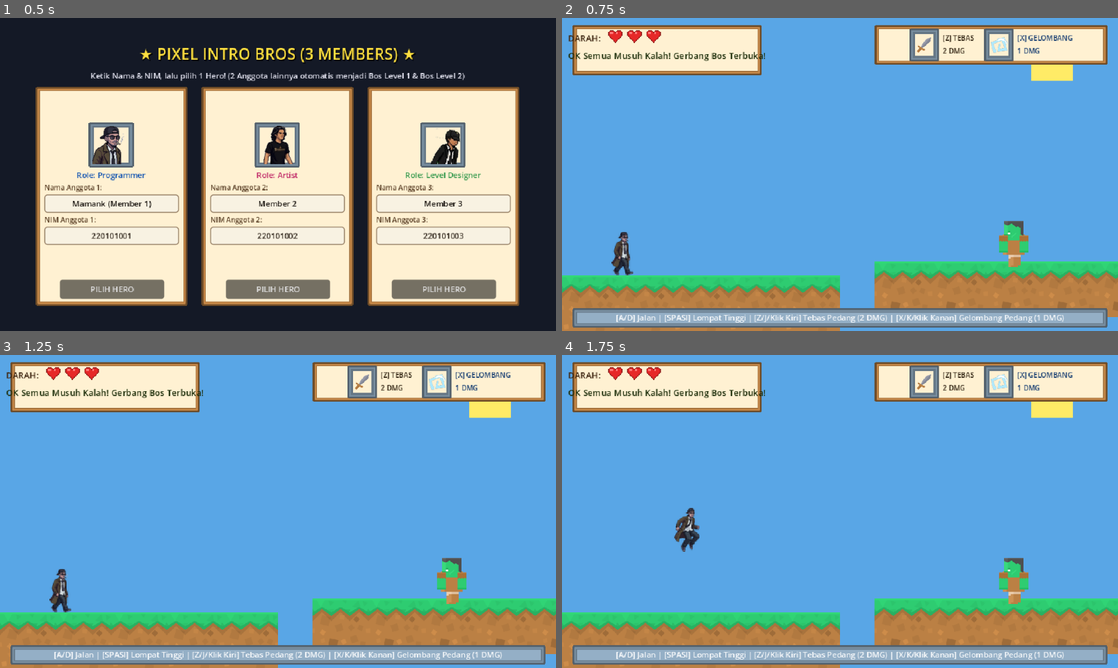
Above: before the commit, frames 1-4 (two rows, left to right).
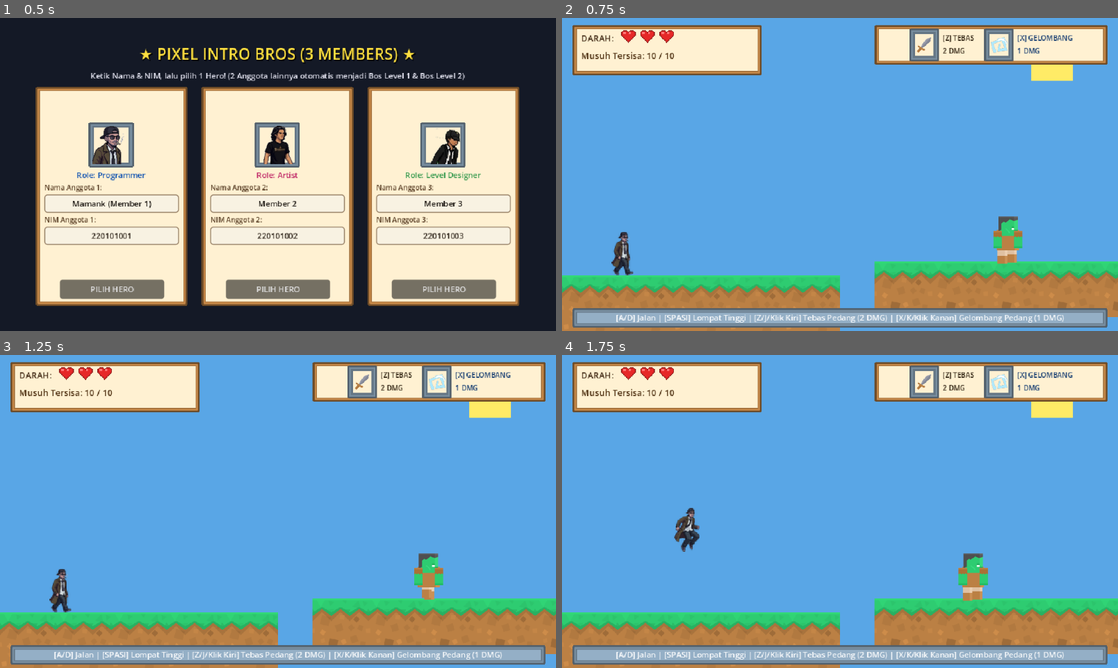
Above: after the commit, the same moments.

Repository: ammarayyash/micro-game
Game: Godot game, scene res://Scenes/CharacterSelect.tscn
The game is run twice, just before and just after one commit, with the same random seed, the same clock (stepped at 60 frames per second) and the same inputs.
Inputs:
- Up to frame 1 (0.5 s): no input
- Up to frame 2 (0.75 s): click "PILIH HERO" at 0.5 s
- Up to frame 3 (1.25 s): no input
- Up to frame 4 (1.75 s): hold Right (move_right) from 1.28 s (still down); tap Z (attack) at 1.35 s; tap Space (jump) at 1.52 s

Frame 1 is identical in both runs. In frame 2, 1.5% of the frame differs, in the area x 1-84%, y 3-80%; in frame 3, 2.0%; in frame 4, 2.1%.
Error before the commit: Parse Error: Only identifier, attribute access, and subscription access can be used as assignment target. (res://Scripts/Enemy.gd:195)

Commit message:
Fix invalid theme_override assignments in Enemy.gd

Diff:
--- a/Scenes/CharacterSelect.tscn
+++ b/Scenes/CharacterSelect.tscn
@@ -1,11 +1,11 @@
-[gd_scene load_steps=8 format=3]
-
-[ext_resource type="Script" path="res://Scripts/CharacterSelect.gd" id="1_cs_script"]
-[ext_resource type="Texture2D" path="res://Assets/Profiles/member_1.png" id="2_m1"]
-[ext_resource type="Texture2D" path="res://Assets/Profiles/member_2.png" id="3_m2"]
-[ext_resource type="Texture2D" path="res://Assets/Profiles/member_3.png" id="4_m3"]
-[ext_resource type="Texture2D" path="res://Assets/UI/ui_panel_parchment.png" id="5_parchment"]
-[ext_resource type="Texture2D" path="res://Assets/UI/ui_slot.png" id="6_slot"]
+[gd_scene format=3 uid="uid://dpal1xa318agg"]
+
+[ext_resource type="Script" uid="uid://bk1gx41784cb8" path="res://Scripts/CharacterSelect.gd" id="1_cs_script"]
+[ext_resource type="Texture2D" uid="uid://blwo0yl6dx87p" path="res://Assets/Profiles/member_1.png" id="2_m1"]
+[ext_resource type="Texture2D" uid="uid://bdnuse08fejed" path="res://Assets/Profiles/member_2.png" id="3_m2"]
+[ext_resource type="Texture2D" uid="uid://dcguokyivfpb4" path="res://Assets/Profiles/member_3.png" id="4_m3"]
+[ext_resource type="Texture2D" uid="uid://clcqct7011o04" path="res://Assets/UI/ui_panel_parchment.png" id="5_parchment"]
+[ext_resource type="Texture2D" uid="uid://crrj5bsbvlpga" path="res://Assets/UI/ui_slot.png" id="6_slot"]
 
 [sub_resource type="StyleBoxFlat" id="StyleBoxFlat_input"]
 content_margin_left = 6.0
@@ -23,7 +23,7 @@
 corner_radius_bottom_right = 3
 corner_radius_bottom_left = 3
 
-[node name="CharacterSelect" type="Control"]
+[node name="CharacterSelect" type="Control" unique_id=875483761]
 layout_mode = 3
 anchors_preset = 15
 anchor_right = 1.0
@@ -32,7 +32,7 @@
 grow_vertical = 2
 script = ExtResource("1_cs_script")
 
-[node name="Background" type="ColorRect" parent="."]
+[node name="Background" type="ColorRect" parent="." unique_id=376544050]
 layout_mode = 1
 anchors_preset = 15
 anchor_right = 1.0
@@ -41,7 +41,7 @@
 grow_vertical = 2
 color = Color(0.08, 0.1, 0.15, 1)
 
-[node name="VBoxContainer" type="VBoxContainer" parent="."]
+[node name="VBoxContainer" type="VBoxContainer" parent="." unique_id=1623702777]
 layout_mode = 1
 anchors_preset = 15
 anchor_right = 1.0
@@ -51,7 +51,7 @@
 theme_override_constants/separation = 6
 alignment = 1
 
-[node name="Title" type="Label" parent="VBoxContainer"]
+[node name="Title" type="Label" parent="VBoxContainer" unique_id=2086006641]
 layout_mode = 2
 theme_override_colors/font_color = Color(1, 0.88, 0.25, 1)
 theme_override_colors/font_shadow_color = Color(0, 0, 0, 0.9)
@@ -59,19 +59,19 @@
 text = "★ PIXEL INTRO BROS (3 MEMBERS) ★"
 horizontal_alignment = 1
 
-[node name="Subtitle" type="Label" parent="VBoxContainer"]
+[node name="Subtitle" type="Label" parent="VBoxContainer" unique_id=1160996465]
 layout_mode = 2
 theme_override_colors/font_color = Color(0.9, 0.9, 0.95, 1)
 theme_override_font_sizes/font_size = 9
 text = "Ketik Nama & NIM, lalu pilih 1 Hero! (2 Anggota lainnya otomatis menjadi Bos Level 1 & Bos Level 2)"
 horizontal_alignment = 1
 
-[node name="HBoxCards" type="HBoxContainer" parent="VBoxContainer"]
+[node name="HBoxCards" type="HBoxContainer" parent="VBoxContainer" unique_id=729447390]
 layout_mode = 2
 theme_override_constants/separation = 16
 alignment = 1
 
-[node name="Card0" type="NinePatchRect" parent="VBoxContainer/HBoxCards"]
+[node name="Card0" type="NinePatchRect" parent="VBoxContainer/HBoxCards" unique_id=818697648]
 custom_minimum_size = Vector2(175, 252)
 layout_mode = 2
 texture = ExtResource("5_parchment")
@@ -80,7 +80,7 @@
 patch_margin_right = 8
 patch_margin_bottom = 8
 
-[node name="VBox" type="VBoxContainer" parent="VBoxContainer/HBoxCards/Card0"]
+[node name="VBox" type="VBoxContainer" parent="VBoxContainer/HBoxCards/Card0" unique_id=556664781]
 layout_mode = 1
 anchors_preset = 15
 anchor_right = 1.0
@@ -94,7 +94,7 @@
 theme_override_constants/separation = 2
 alignment = 1
 
-[node name="SlotAvatar" type="NinePatchRect" parent="VBoxContainer/HBoxCards/Card0/VBox"]
+[node name="SlotAvatar" type="NinePatchRect" parent="VBoxContainer/HBoxCards/Card0/VBox" unique_id=1191129096]
 custom_minimum_size = Vector2(52, 52)
 layout_mode = 2
 size_flags_horizontal = 4
@@ -104,7 +104,7 @@
 patch_margin_right = 6
 patch_margin_bottom = 6
 
-[node name="Avatar" type="TextureRect" parent="VBoxContainer/HBoxCards/Card0/VBox/SlotAvatar"]
+[node name="Avatar" type="TextureRect" parent="VBoxContainer/HBoxCards/Card0/VBox/SlotAvatar" unique_id=1648302939]
 texture_filter = 1
 layout_mode = 1
 anchors_preset = 15
@@ -120,20 +120,20 @@
 expand_mode = 1
 stretch_mode = 5
 
-[node name="LabelRole" type="Label" parent="VBoxContainer/HBoxCards/Card0/VBox"]
+[node name="LabelRole" type="Label" parent="VBoxContainer/HBoxCards/Card0/VBox" unique_id=1931166468]
 layout_mode = 2
 theme_override_colors/font_color = Color(0.1, 0.35, 0.7, 1)
 theme_override_font_sizes/font_size = 9
 text = "Role: Programmer"
 horizontal_alignment = 1
 
-[node name="LabelNamaTitle" type="Label" parent="VBoxContainer/HBoxCards/Card0/VBox"]
+[node name="LabelNamaTitle" type="Label" parent="VBoxContainer/HBoxCards/Card0/VBox" unique_id=997670096]
 layout_mode = 2
 theme_override_colors/font_color = Color(0.35, 0.25, 0.15, 1)
 theme_override_font_sizes/font_size = 8
 text = "Nama Anggota 1:"
 
-[node name="EditNama" type="LineEdit" parent="VBoxContainer/HBoxCards/Card0/VBox"]
+[node name="EditNama" type="LineEdit" parent="VBoxContainer/HBoxCards/Card0/VBox" unique_id=1495157637]
 custom_minimum_size = Vector2(0, 20)
 layout_mode = 2
 theme_override_colors/font_color = Color(0.12, 0.1, 0.08, 1)
@@ -144,13 +144,13 @@
 placeholder_text = "Nama Anda"
 alignment = 1
 
-[node name="LabelNIMTitle" type="Label" parent="VBoxContainer/HBoxCards/Card0/VBox"]
+[node name="LabelNIMTitle" type="Label" parent="VBoxContainer/HBoxCards/Card0/VBox" unique_id=304109084]
 layout_mode = 2
 theme_override_colors/font_color = Color(0.35, 0.25, 0.15, 1)
 theme_override_font_sizes/font_size = 8
 text = "NIM Anggota 1:"
 
-[node name="EditNIM" type="LineEdit" parent="VBoxContainer/HBoxCards/Card0/VBox"]
+[node name="EditNIM" type="LineEdit" parent="VBoxContainer/HBoxCards/Card0/VBox" unique_id=901926861]
 custom_minimum_size = Vector2(0, 20)
 layout_mode = 2
 theme_override_colors/font_color = Color(0.2, 0.16, 0.12, 1)
@@ -161,7 +161,7 @@
 placeholder_text = "NIM Anda"
 alignment = 1
 
-[node name="BtnPilih" type="Button" parent="VBoxContainer/HBoxCards/Card0"]
+[node name="BtnPilih" type="Button" parent="VBoxContainer/HBoxCards/Card0" unique_id=1551670093]
 layout_mode = 1
 anchors_preset = 7
 anchor_left = 0.5
@@ -177,7 +177,7 @@
 theme_override_font_sizes/font_size = 9
 text = "PILIH HERO"
 
-[node name="Card1" type="NinePatchRect" parent="VBoxContainer/HBoxCards"]
+[node name="Card1" type="NinePatchRect" parent="VBoxContainer/HBoxCards" unique_id=1221713191]
 custom_minimum_size = Vector2(175, 252)
 layout_mode = 2
 texture = ExtResource("5_parchment")
@@ -186,7 +186,7 @@
 patch_margin_right = 8
 patch_margin_bottom = 8
 
-[node name="VBox" type="VBoxContainer" parent="VBoxContainer/HBoxCards/Card1"]
+[node name="VBox" type="VBoxContainer" parent="VBoxContainer/HBoxCards/Card1" unique_id=2137102973]
 layout_mode = 1
 anchors_preset = 15
 anchor_right = 1.0
@@ -200,7 +200,7 @@
 theme_override_constants/separation = 2
 alignment = 1
 
-[node name="SlotAvatar" type="NinePatchRect" parent="VBoxContainer/HBoxCards/Card1/VBox"]
+[node name="SlotAvatar" type="NinePatchRect" parent="VBoxContainer/HBoxCards/Card1/VBox" unique_id=1899055842]
 custom_minimum_size = Vector2(52, 52)
 layout_mode = 2
 size_flags_horizontal = 4
@@ -210,7 +210,7 @@
 patch_margin_right = 6
 patch_margin_bottom = 6
 
-[node name="Avatar" type="TextureRect" parent="VBoxContainer/HBoxCards/Card1/VBox/SlotAvatar"]
+[node name="Avatar" type="TextureRect" parent="VBoxContainer/HBoxCards/Card1/VBox/SlotAvatar" unique_id=1160902727]
 texture_filter = 1
 layout_mode = 1
 anchors_preset = 15
@@ -226,20 +226,20 @@
 expand_mode = 1
 stretch_mode = 5
 
-[node name="LabelRole" type="Label" parent="VBoxContainer/HBoxCards/Card1/VBox"]
+[node name="LabelRole" type="Label" parent="VBoxContainer/HBoxCards/Card1/VBox" unique_id=1834684326]
 layout_mode = 2
 theme_override_colors/font_color = Color(0.75, 0.15, 0.4, 1)
 theme_override_font_sizes/font_size = 9
 text = "Role: Artist"
 horizontal_alignment = 1
 
-[node name="LabelNamaTitle" type="Label" parent="VBoxContainer/HBoxCards/Card1/VBox"]
+[node name="LabelNamaTitle" type="Label" parent="VBoxContainer/HBoxCards/Card1/VBox" unique_id=1811763854]
 layout_mode = 2
 theme_override_colors/font_color = Color(0.35, 0.25, 0.15, 1)
 theme_override_font_sizes/font_size = 8
 text = "Nama Anggota 2:"
 
-[node name="EditNama" type="LineEdit" parent="VBoxContainer/HBoxCards/Card1/VBox"]
+[node name="EditNama" type="LineEdit" parent="VBoxContainer/HBoxCards/Card1/VBox" unique_id=1895869804]
 custom_minimum_size = Vector2(0, 20)
 layout_mode = 2
 theme_override_colors/font_color = Color(0.12, 0.1, 0.08, 1)
@@ -250,13 +250,13 @@
 placeholder_text = "Nama Anda"
 alignment = 1
 
-[node name="LabelNIMTitle" type="Label" parent="VBoxContainer/HBoxCards/Card1/VBox"]
+[node name="LabelNIMTitle" type="Label" parent="VBoxContainer/HBoxCards/Card1/VBox" unique_id=596637867]
 layout_mode = 2
 theme_override_colors/font_color = Color(0.35, 0.25, 0.15, 1)
 theme_override_font_sizes/font_size = 8
 text = "NIM Anggota 2:"
 
-[node name="EditNIM" type="LineEdit" parent="VBoxContainer/HBoxCards/Card1/VBox"]
+[node name="EditNIM" type="LineEdit" parent="VBoxContainer/HBoxCards/Card1/VBox" unique_id=874112290]
 custom_minimum_size = Vector2(0, 20)
 layout_mode = 2
 theme_override_colors/font_color = Color(0.2, 0.16, 0.12, 1)
@@ -267,7 +267,7 @@
 placeholder_text = "Ketik NIM"
 alignment = 1
 
-[node name="BtnPilih" type="Button" parent="VBoxContainer/HBoxCards/Card1"]
+[node name="BtnPilih" type="Button" parent="VBoxContainer/HBoxCards/Card1" unique_id=14933758]
 layout_mode = 1
 anchors_preset = 7
 anchor_left = 0.5
@@ -283,7 +283,7 @@
 theme_override_font_sizes/font_size = 9
 text = "PILIH HERO"
 
-[node name="Card2" type="NinePatchRect" parent="VBoxContainer/HBoxCards"]
+[node name="Card2" type="NinePatchRect" parent="VBoxContainer/HBoxCards" unique_id=2032649162]
 custom_minimum_size = Vector2(175, 252)
 layout_mode = 2
 texture = ExtResource("5_parchment")
@@ -292,7 +292,7 @@
 patch_margin_right = 8
 patch_margin_bottom = 8
 
-[node name="VBox" type="VBoxContainer" parent="VBoxContainer/HBoxCards/Card2"]
+[node name="VBox" type="VBoxContainer" parent="VBoxContainer/HBoxCards/Card2" unique_id=1449806880]
 layout_mode = 1
 anchors_preset = 15
 anchor_right = 1.0
@@ -306,7 +306,7 @@
 theme_override_constants/separation = 2
 alignment = 1
 
-[node name="SlotAvatar" type="NinePatchRect" parent="VBoxContainer/HBoxCards/Card2/VBox"]
+[node name="SlotAvatar" type="NinePatchRect" parent="VBoxContainer/HBoxCards/Card2/VBox" unique_id=876497051]
 custom_minimum_size = Vector2(52, 52)
 layout_mode = 2
 size_flags_horizontal = 4
@@ -316,7 +316,7 @@
 patch_margin_right = 6
 patch_margin_bottom = 6
 
-[node name="Avatar" type="TextureRect" parent="VBoxContainer/HBoxCards/Card2/VBox/SlotAvatar"]
+[node name="Avatar" type="TextureRect" parent="VBoxContainer/HBoxCards/Card2/VBox/SlotAvatar" unique_id=981777974]
 texture_filter = 1
 layout_mode = 1
 anchors_preset = 15
@@ -332,20 +332,20 @@
 expand_mode = 1
 stretch_mode = 5
 
-[node name="LabelRole" type="Label" parent="VBoxContainer/HBoxCards/Card2/VBox"]
+[node name="LabelRole" type="Label" parent="VBoxContainer/HBoxCards/Card2/VBox" unique_id=591090137]
 layout_mode = 2
 theme_override_colors/font_color = Color(0.2, 0.6, 0.3, 1)
 theme_override_font_sizes/font_size = 9
 text = "Role: Level Designer"
 horizontal_alignment = 1
 
-[node name="LabelNamaTitle" type="Label" parent="VBoxContainer/HBoxCards/Card2/VBox"]
+[node name="LabelNamaTitle" type="Label" parent="VBoxContainer/HBoxCards/Card2/VBox" unique_id=1761152462]
 layout_mode = 2
 theme_override_colors/font_color = Color(0.35, 0.25, 0.15, 1)
 theme_override_font_sizes/font_size = 8
 text = "Nama Anggota 3:"
 
-[node name="EditNama" type="LineEdit" parent="VBoxContainer/HBoxCards/Card2/VBox"]
+[node name="EditNama" type="LineEdit" parent="VBoxContainer/HBoxCards/Card2/VBox" unique_id=2074391705]
 custom_minimum_size = Vector2(0, 20)
 layout_mode = 2
 theme_override_colors/font_color = Color(0.12, 0.1, 0.08, 1)
@@ -356,13 +356,13 @@
 placeholder_text = "Nama Anda"
 alignment = 1
 
-[node name="LabelNIMTitle" type="Label" parent="VBoxContainer/HBoxCards/Card2/VBox"]
+[node name="LabelNIMTitle" type="Label" parent="VBoxContainer/HBoxCards/Card2/VBox" unique_id=1715871809]
 layout_mode = 2
 theme_override_colors/font_color = Color(0.35, 0.25, 0.15, 1)
 theme_override_font_sizes/font_size = 8
 text = "NIM Anggota 3:"
 
-[node name="EditNIM" type="LineEdit" parent="VBoxContainer/HBoxCards/Card2/VBox"]
+[node name="EditNIM" type="LineEdit" parent="VBoxContainer/HBoxCards/Card2/VBox" unique_id=7923774]
 custom_minimum_size = Vector2(0, 20)
 layout_mode = 2
 theme_override_colors/font_color = Color(0.2, 0.16, 0.12, 1)
@@ -373,7 +373,7 @@
 placeholder_text = "Ketik NIM"
 alignment = 1
 
-[node name="BtnPilih" type="Button" parent="VBoxContainer/HBoxCards/Card2"]
+[node name="BtnPilih" type="Button" parent="VBoxContainer/HBoxCards/Card2" unique_id=1220227433]
 layout_mode = 1
 anchors_preset = 7
 anchor_left = 0.5
--- a/Scripts/Enemy.gd
+++ b/Scripts/Enemy.gd
@@ -192,7 +192,7 @@
 func _spawn_shoot_flash() -> void:
 	var flash = Label.new()
 	flash.text = "*"
-	flash.theme_override_colors/font_color = Color(1.0, 0.9, 0.2, 1.0)
+	flash.modulate = Color(1.0, 0.9, 0.2, 1.0)
 	flash.position = Vector2(direction * 18.0 - 5.0, -14.0)
 	add_child(flash)
 	var tween = create_tween()
@@ -258,8 +258,8 @@
 	var lbl = Label.new()
 	lbl.text = "-" + str(dmg)
 	lbl.position = Vector2(randf_range(-12, 12), -26)
-	lbl.theme_override_colors/font_color = Color(1.0, 0.25, 0.25, 1.0)
-	lbl.theme_override_font_sizes/font_size = 10
+	lbl.modulate = Color(1.0, 0.25, 0.25, 1.0)
+	lbl.add_theme_font_size_override("font_size", 10)
 	add_child(lbl)
 	var tween = create_tween()
 	tween.tween_property(lbl, "position:y", lbl.position.y - 20.0, 0.3)
@@ -326,7 +326,7 @@
 func _spawn_defeat_puff() -> void:
 	var puff = Label.new()
 	puff.text = "+"
-	puff.theme_override_colors/font_color = Color(1.0, 0.95, 0.8, 1.0)
+	puff.modulate = Color(1.0, 0.95, 0.8, 1.0)
 	puff.position = Vector2(-4, -16)
 	get_parent().add_child(puff)
 	puff.global_position = global_position + Vector2(-4, -16)
